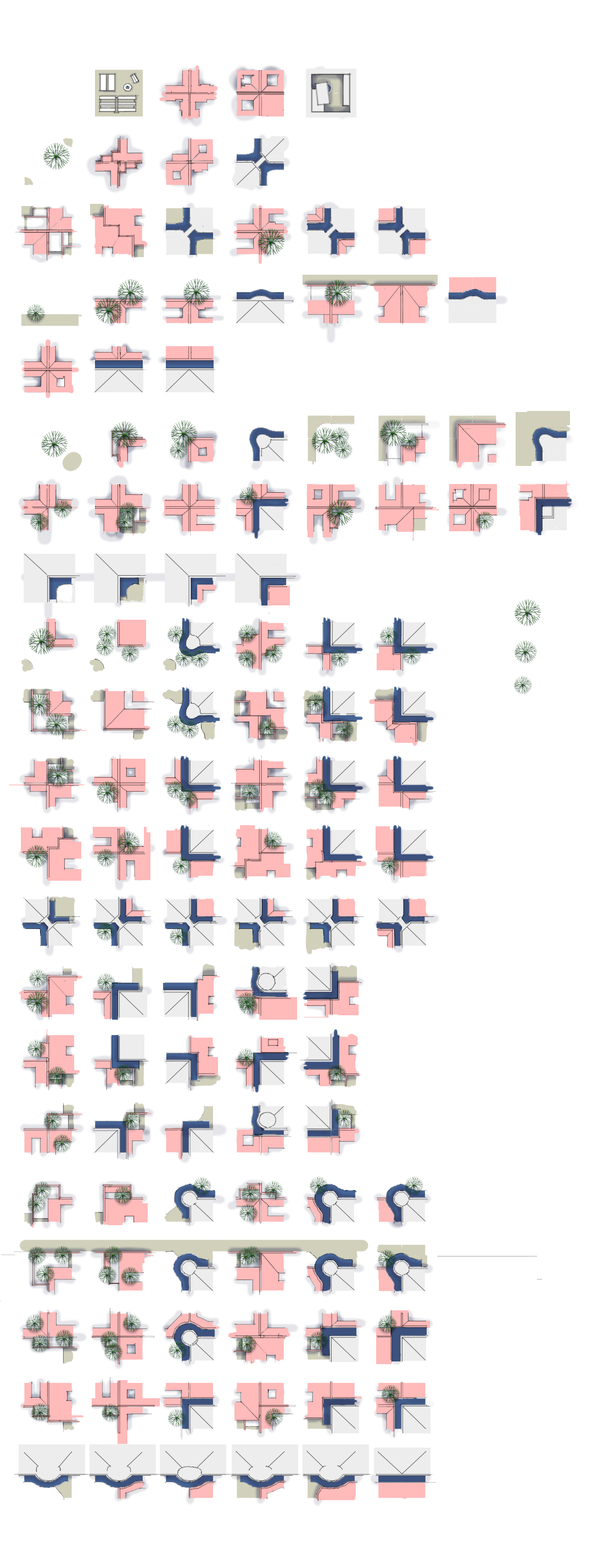
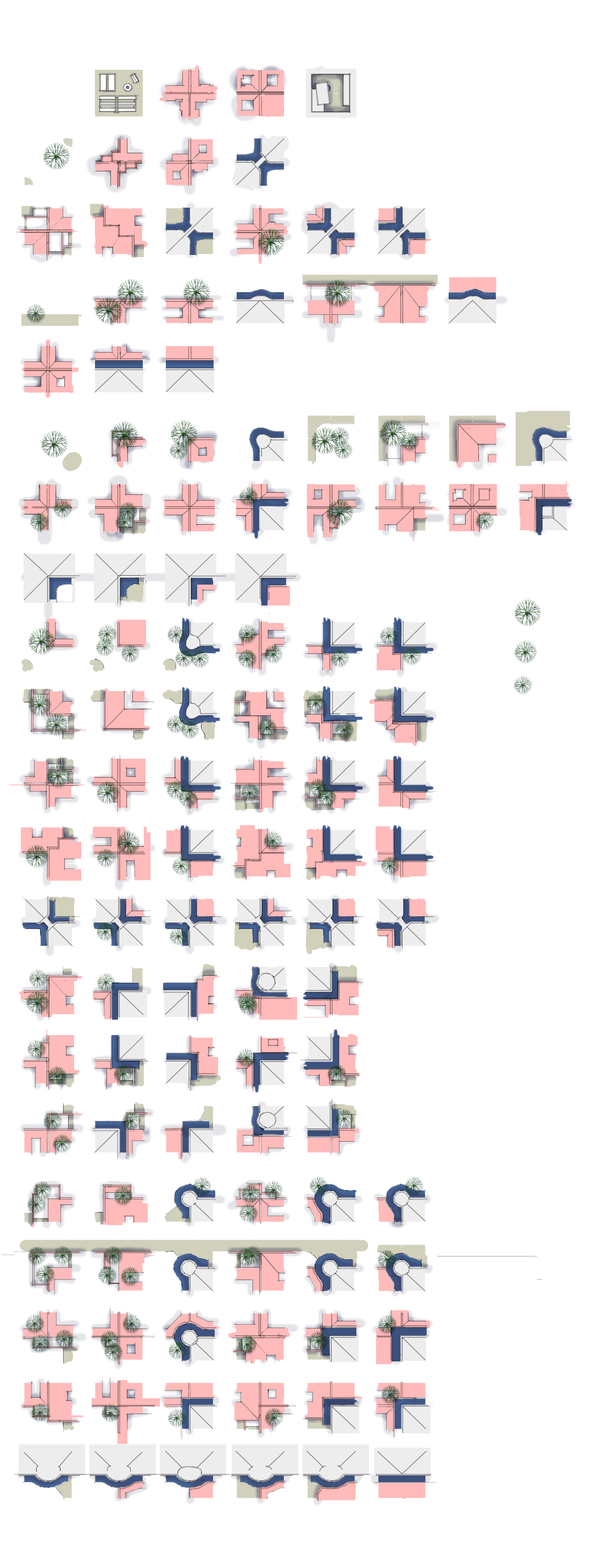
Two versions of the same layered image (615×1568). Layer-by-layer changes:
painted on "linework" over [23, 207, 573, 1061]
painted on "shadow" over [407, 512, 446, 540]